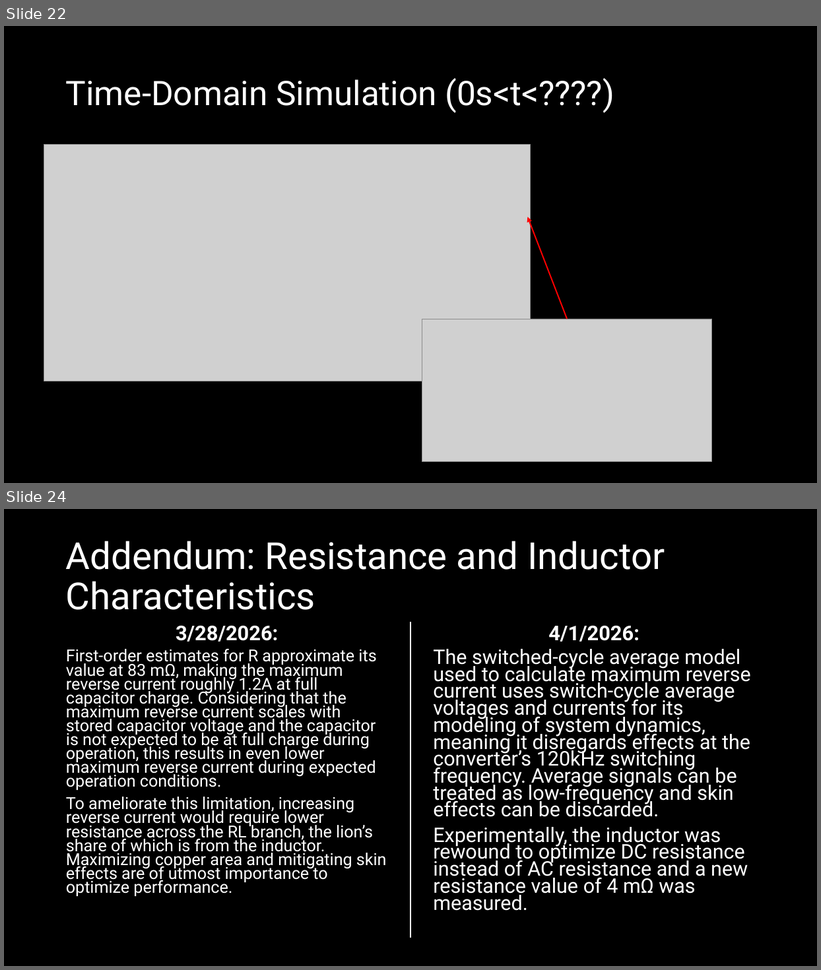
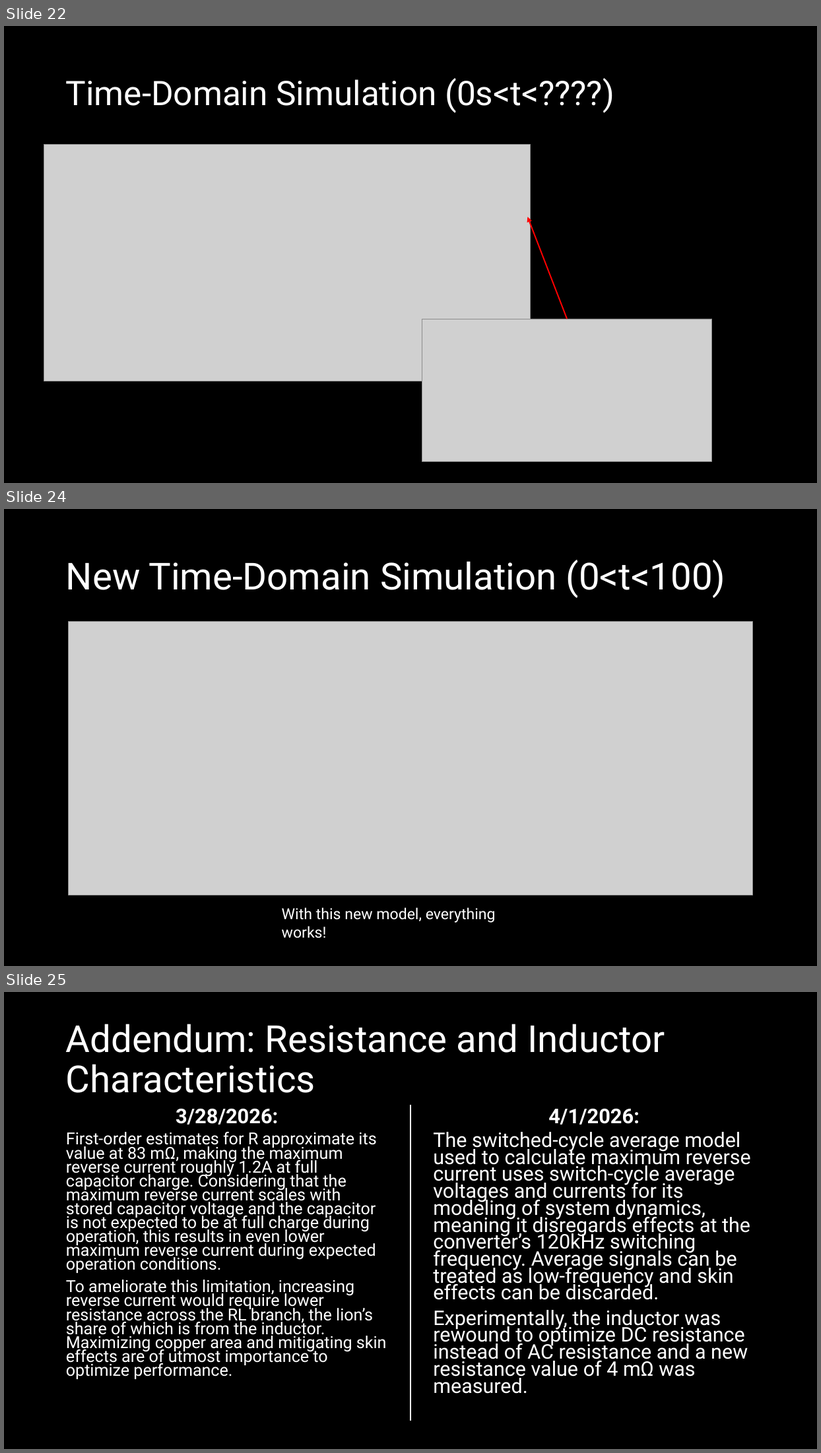
Before and after one commit to ut-ras/rm_electrical-supercap_v2, a slide deck: UT Robomasters – Supercap Power Stage Modeling.pptx. Shown one above the other, each under a label of ours: slides 22 and 24 before the commit, slides 22, 24 and 25 after it; the slides between them are not shown. The pictures are 821x970 and 821x1453 pixels, drawn with LibreOffice and Linux fonts; fonts in the diff are those of the drawing; grey boxes stand for pictures. Boxes give left, top, right and bottom in pixels: in the first picture for what was removed or moved away, otherwise in the second. Text is boxed around its words. In the diff, an @@ line names an element or a change of style, - is before the commit and + after.

Commit message:
finished power stage modeling powerpoint

```diff
--- a/UT Robomasters – Supercap Power Stage Modeling.pptx
+++ b/UT Robomasters – Supercap Power Stage Modeling.pptx
@@ slide 24 added at (4, 509, 817, 966), background #000000 @@
@@ title added at (66, 560, 726, 598), 44 pt, text #FFFFFF @@
+New Time-Domain Simulation (0<t<100)
@@ picture added at (68, 622, 753, 895) @@
@@ text added at (282, 908, 496, 939), 18 pt, text #FFFFFF @@
+With this new model, everything works!
@@ what was slide 24 is now slide 25 @@
```
Also in this commit, not shown: 1 other slide added, 1 slide removed, 1 other file.
